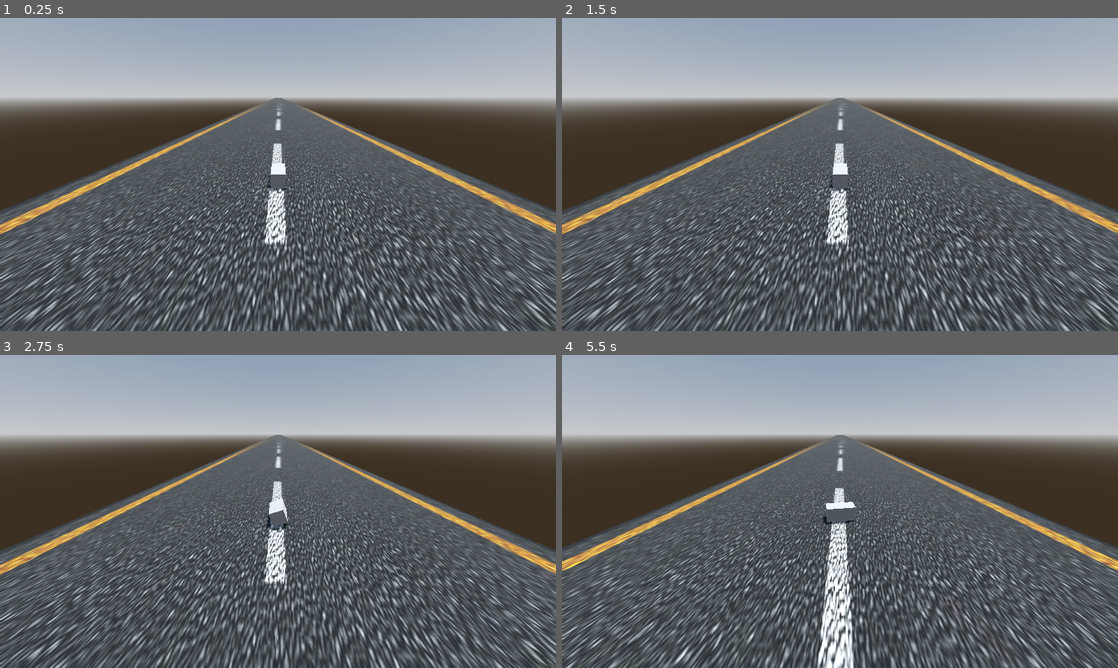
Above: before the commit, frames 1-4 (two rows, left to right).
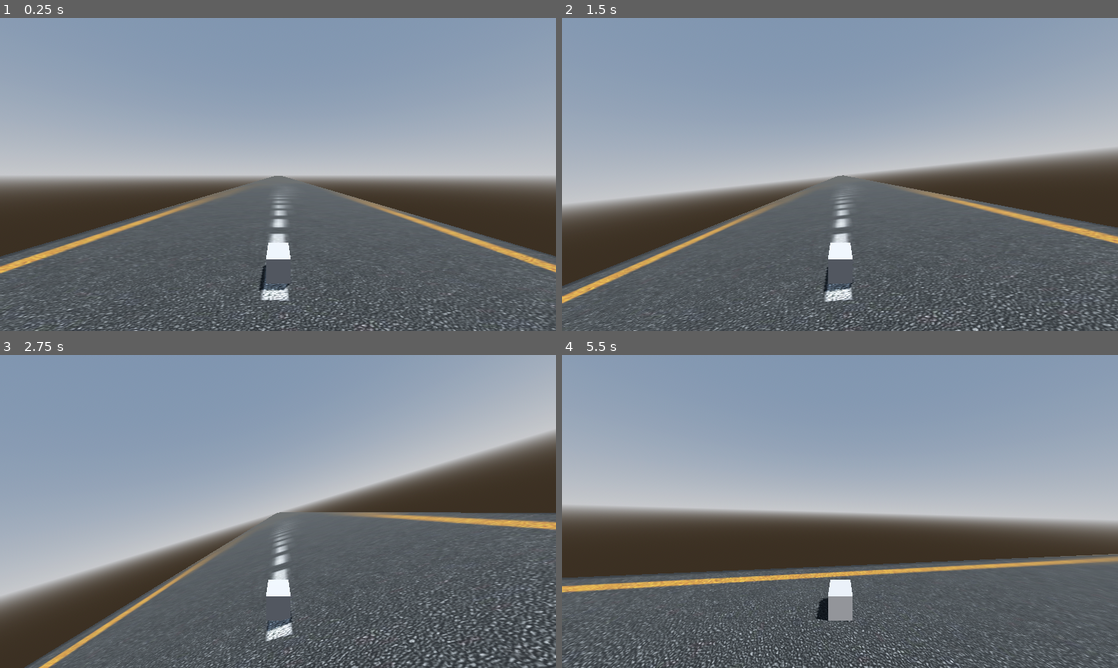
Above: after the commit, the same moments.

Repository: eben-vranken/VIPR
Game: Godot game, scene res://Scenes/Tracks/debug.tscn
Same seed, same stepped clock (60 frames per second), same inputs: the game is played once before the commit and once after it.
Inputs:
- Up to frame 1 (0.25 s): no input
- Up to frame 2 (1.5 s): tap Enter at 0.5 s; hold D (move_right) 0.53-1.28 s; hold S (brake) from 1.28 s (still down)
- Up to frame 3 (2.75 s): release S (brake) at 2.03 s; hold D (move_right) from 2.03 s (still down)
- Up to frame 4 (5.5 s): release D (move_right) at 2.78 s; hold W (thrust) 2.78-3.53 s; hold A (move_left) 3.53-5.03 s; hold S (brake) from 5.03 s (still down)

The runs differ from the first frame. In frame 1, 73% of the frame differs, in the area x 0-100%, y 1-100%; in frame 2, 71%; in frame 3, 65%; in frame 4, 75%, in the area x 0-100%, y 0-100%.

Commit message:
Added better steering

Diff:
--- a/Objects/Player/player.tscn
+++ b/Objects/Player/player.tscn
@@ -2,7 +2,7 @@
 
 [ext_resource type="Script" path="res://Scripts/Player/player_movement.gd" id="1_vh1fj"]
 
-[sub_resource type="BoxShape3D" id="BoxShape3D_v3wyw"]
+[sub_resource type="SphereShape3D" id="SphereShape3D_wf707"]
 
 [sub_resource type="BoxMesh" id="BoxMesh_yt4ie"]
 size = Vector3(1, 1, 2)
@@ -12,13 +12,12 @@
 
 [node name="CarCollision" type="CollisionShape3D" parent="."]
 transform = Transform3D(-4.37114e-08, -1, 0, 1, -4.37114e-08, 0, 0, 0, 1, 0, 0, 0)
-shape = SubResource("BoxShape3D_v3wyw")
+shape = SubResource("SphereShape3D_wf707")
 
 [node name="CarMesh" type="MeshInstance3D" parent="."]
 mesh = SubResource("BoxMesh_yt4ie")
 
-[node name="Camera3D" type="Camera3D" parent="."]
-transform = Transform3D(1, 0, 0, 0, 1, 0, 0, 0, 1, 0, 0.2, 0)
-fov = 90.0
+[node name="Camera3D" type="Camera3D" parent="CarMesh"]
+transform = Transform3D(1, 0, 0, 0, 0.965926, 0.258819, 0, -0.258819, 0.965926, 0, 3.9, 9.2)
 
 [node name="GroundCheck" type="RayCast3D" parent="."]
--- a/Scenes/Tracks/debug.tscn
+++ b/Scenes/Tracks/debug.tscn
@@ -16,11 +16,12 @@
 tonemap_mode = 2
 glow_enabled = true
 
-[sub_resource type="StandardMaterial3D" id="StandardMaterial3D_s0q6v"]
+[sub_resource type="StandardMaterial3D" id="StandardMaterial3D_y8to4"]
 albedo_texture = ExtResource("2_cymrb")
-uv1_scale = Vector3(1, 10, 1)
+uv1_scale = Vector3(1, 50, 1)
 
-[sub_resource type="PlaneMesh" id="PlaneMesh_woe61"]
+[sub_resource type="PlaneMesh" id="PlaneMesh_mqtni"]
+material = SubResource("StandardMaterial3D_y8to4")
 size = Vector2(30, 1000)
 
 [node name="Track" type="Node3D"]
@@ -33,10 +34,8 @@
 shadow_enabled = true
 
 [node name="Player" parent="." instance=ExtResource("1_04lw3")]
-transform = Transform3D(1, 0, 0, 0, 1, 0, 0, 0, 1, 0, 1, 0)
 
-[node name="CSGMesh3D" type="CSGMesh3D" parent="."]
-transform = Transform3D(1, 0, 0, 0, 1, 0, 0, 0, 1, 0, -0.5, -465)
-material_override = SubResource("StandardMaterial3D_s0q6v")
+[node name="Track" type="CSGMesh3D" parent="."]
+transform = Transform3D(1, 0, 0, 0, 1, 0, 0, 0, 1, 0, -0.5, -477)
 use_collision = true
-mesh = SubResource("PlaneMesh_woe61")
+mesh = SubResource("PlaneMesh_mqtni")
--- a/Scripts/Player/player_movement.gd
+++ b/Scripts/Player/player_movement.gd
@@ -1,16 +1,17 @@
 extends CharacterBody3D
 
 # Player Variables
-@export var move_speed: float = 100.0
-@export var acceleration: float = 15.0
+@export var acceleration: float = 100.0
 @export var friction: float = 0.5
 @export var gravity: float = -9.86
-@export var brake_speed: float = 5.0
+@export var brake_speed: float = 12.5
 @export var mass: float = 20.0
+@export var tilt_amount: float = 0.3
+@export var tilt_speed: float = 5.0
 
 # Turning
-@export var turn_amount: float = 30.0
-@export var turn_speed: float = 2.5
+@export var turn_amount: float = 50.0
+@export var turn_speed: float = 1.0
 @export var turn_stop_limit: float = 25.0 # Speed needed to turn
 
 # Inputs
@@ -22,7 +23,7 @@
 @onready var car_collision: CollisionShape3D = $CarCollision
 @onready var car_mesh: MeshInstance3D = $CarMesh
 @onready var ground_check_raycast: RayCast3D = $GroundCheck
-@onready var player_camera: Camera3D = $Camera3D
+@onready var player_camera: Camera3D = $CarMesh/Camera3D
 
 func _physics_process(delta):
 	player_inputs()
@@ -38,44 +39,54 @@
 func player_movement(delta):
 	# Apply gravity
 	if not ground_check_raycast.is_colliding():
-		velocity.y += gravity
+		velocity.y += gravity * delta
+
+	# Get the forward direction of the car
+	var forward = -global_transform.basis.z
 
 	# Forward or backward movement
 	if thrust:
-		var desired_speed = thrust * acceleration / mass
-		velocity += desired_speed * -global_transform.basis.z
-
+		var desired_speed = thrust * acceleration * delta
+		velocity += forward * desired_speed
 
 	# Apply friction
-	if not thrust:
-		var friction_force = velocity * friction * delta
-		if friction_force.length() > velocity.length():
-			velocity = Vector3.ZERO
-		else:
-			velocity -= friction_force
+	var friction_force = velocity * friction * delta
+	if friction_force.length() > velocity.length():
+		velocity = Vector3.ZERO
+	else:
+		velocity -= friction_force
 
 	# Apply brake
 	if brake:
-		var brake_force = brake * brake_speed / mass
+		var brake_force = brake * brake_speed * delta
 		if brake_force > velocity.length():
 			velocity = Vector3.ZERO
 		else:
-			velocity -= brake_force * velocity.normalized()
+			velocity -= velocity.normalized() * brake_force
 
 	# Steering
 	var turn_amount_rad = turn_input * deg_to_rad(turn_amount)
-	var turn_delta = turn_amount_rad * min(1.0, abs(velocity.z) / turn_stop_limit) * delta
-	global_transform.basis = global_transform.basis.rotated(Vector3.UP, -turn_delta * turn_speed)
+	var speed = velocity.length()
+	var turn_delta = turn_amount_rad * min(1.0, speed / turn_stop_limit) * delta
 
-	# Leaning
-	rotation.z = lerp(rotation.z, turn_input / 3, 0.5)
+	# Rotate the car
+	rotate_y(-turn_delta * turn_speed)
 
-	print("Car speed: ", abs(velocity.z))
+	# Align velocity with the new forward direction
+	var forward_velocity = forward * velocity.dot(forward)
+	var side_velocity = velocity - forward_velocity
+	side_velocity = side_velocity.lerp(Vector3.ZERO, friction * delta)
+	velocity = forward_velocity + side_velocity
+
+	# Tilt when steering
+	var tilt = -turn_input * tilt_amount
+	car_mesh.rotation.z = lerp(car_mesh.rotation.z, tilt, tilt_speed * delta)
+
+	print("Car speed: ", speed)
 	move_and_slide()
 
 func update_camera():
-	player_camera.global_transform.origin = car_mesh.global_transform.origin + Vector3(0, 5, 10)
-	player_camera.look_at(car_mesh.global_transform.origin, Vector3.UP)
+	player_camera.rotation = Vector3.ZERO
 
 func player_haptic():
 	# Vibrate
